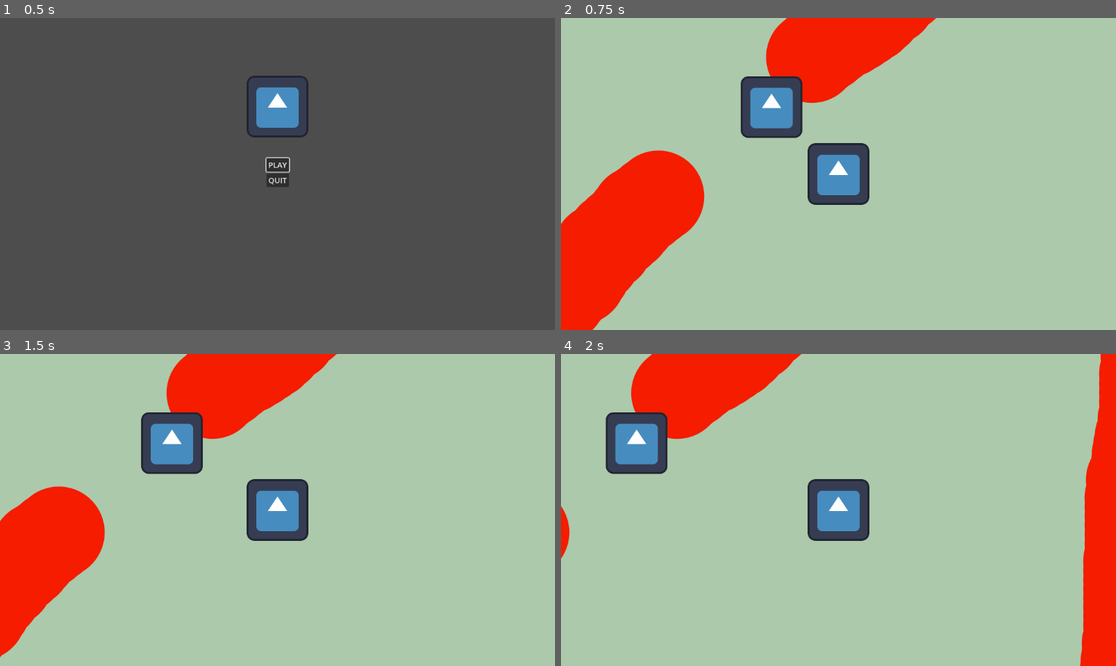
Above: before the commit, frames 1-4 (two rows, left to right).
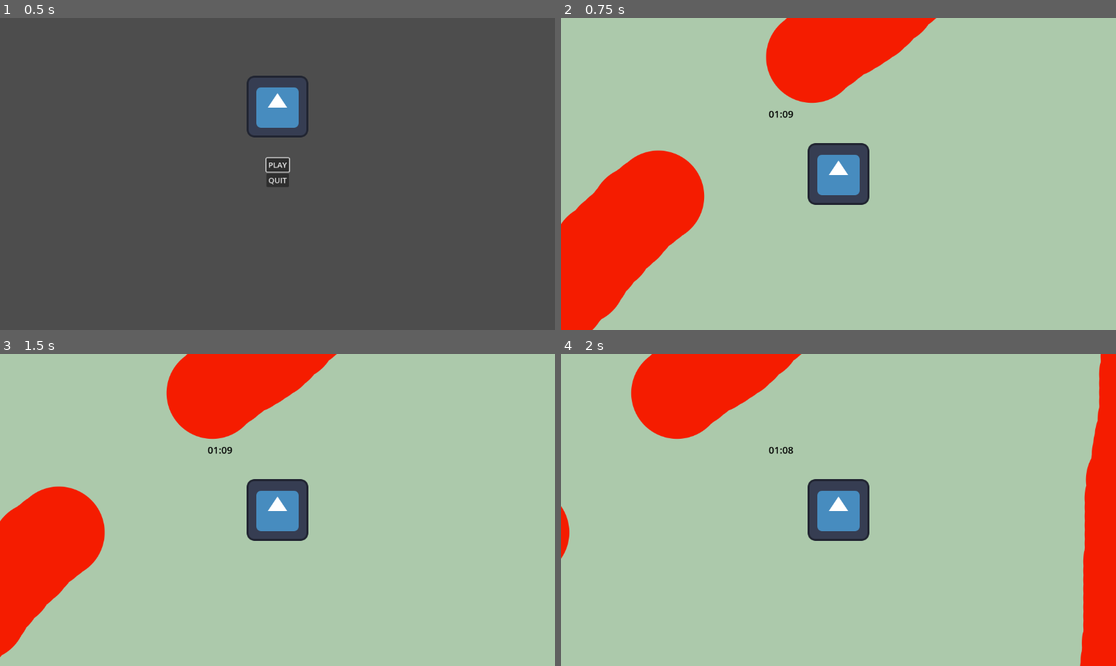
Above: after the commit, the same moments.

Repository: Laroustine/Global-GameJam_2024
Game: Godot game, scene res://menu/menu.tscn
The game is run twice, just before and just after one commit, with the same random seed, the same clock (stepped at 60 frames per second) and the same inputs. The engine's default icon, where the game draws it, is replaced by a stand-in: a white triangle on a blue panel in a dark square.
Inputs:
- Up to frame 1 (0.5 s): no input
- Up to frame 2 (0.75 s): click "PLAY" at 0.5 s
- Up to frame 3 (1.5 s): tap Enter (ui_accept) at 1.25 s; hold Right (ui_right) from 1.28 s (still down)
- Up to frame 4 (2 s): keep holding Right (ui_right); tap Enter (ui_accept) at 1.52 s

Frame 1 is identical in both runs. In frame 2, 2.2% of the frame differs, in the area x 32-44%, y 18-39%; in frame 3, 2.2%; in frame 4, 2.3%, in the area x 8-42%, y 18-39%.

Commit message:
added timer that returns to main menu when over and it's display

Diff:
--- a/lvl/lvl_01.gd
+++ b/lvl/lvl_01.gd
@@ -1,30 +1,36 @@
 extends Node2D
 
 var npc = load("res://child.tscn")
+@onready var time_lable = $Control/Time
 
 # Called when the node enters the scene tree for the first time.
 func _ready():
-	var npc0 = npc.instantiate()
-	$children.add_child(npc0)
-	npc0.position = Vector2(0,0)
-
-	var npc1 = npc.instantiate()
-	$children.add_child(npc1)
-	npc1.global_position = Vector2(-800,800)
-
-	var npc2 = npc.instantiate()
-	$children.add_child(npc2)
-	npc2.position = Vector2(-800,-800)
-
-	var npc3 = npc.instantiate()
-	$children.add_child(npc3)
-	npc3.position = Vector2(800,800)
-
-	var npc4 = npc.instantiate()
-	$children.add_child(npc4)
-	npc4.position = Vector2(800,-800)
+#	var npc0 = npc.instantiate()
+#	$children.add_child(npc0)
+#	npc0.position = Vector2(0,0)
+#
+#	var npc1 = npc.instantiate()
+#	$children.add_child(npc1)
+#	npc1.global_position = Vector2(-800,800)
+#
+#	var npc2 = npc.instantiate()
+#	$children.add_child(npc2)
+#	npc2.position = Vector2(-800,-800)
+#
+#	var npc3 = npc.instantiate()
+#	$children.add_child(npc3)
+#	npc3.position = Vector2(800,800)
+#
+#	var npc4 = npc.instantiate()
+#	$children.add_child(npc4)
+#	npc4.position = Vector2(800,-800)
+	pass
 
 
 # Called every frame. 'delta' is the elapsed time since the previous frame.
 func _process(delta):
+	#time_lable.set_text(time_to_str(($GlobalTimer.time_left)))
 	pass
+
+func _on_global_timer_timeout():
+	get_tree().change_scene_to_file("res://menu/menu.tscn")
--- a/lvl/lvl_01.tscn
+++ b/lvl/lvl_01.tscn
@@ -11,5 +11,12 @@
 
 [node name="children" type="Node" parent="."]
 
-[node name="Player" parent="." instance=ExtResource("2_4os8n")]
+[node name="Player" parent="." node_paths=PackedStringArray("timer") instance=ExtResource("2_4os8n")]
 position = Vector2(139, 139)
+timer = NodePath("../GlobalTimer")
+
+[node name="GlobalTimer" type="Timer" parent="."]
+wait_time = 70.0
+autostart = true
+
+[connection signal="timeout" from="GlobalTimer" to="." method="_on_global_timer_timeout"]
--- a/player/Player.gd
+++ b/player/Player.gd
@@ -2,6 +2,8 @@
 
 @export var speed:int = 400
 @export var map_size:Vector2 = Vector2(2048,2048)
+@onready var time_lable = $Control/Time
+@export var timer:Timer
 
 # Called when the node enters the scene tree for the first time.
 func _ready():
@@ -9,7 +11,12 @@
 
 # Called every frame. 'delta' is the elapsed time since the previous frame.
 func _process(delta):
-	pass
+	time_lable.set_text(time_to_str(int(timer.time_left)))
+
+func time_to_str(time):
+	var min = int(time)/60
+	var sec = int(time) - min*60
+	return str("%0*d"%[2,min])+":"+str("%0*d" % [2,sec])
 
 func _physics_process(delta):
 	# returns the direction with analog support
--- a/player/Player.tscn
+++ b/player/Player.tscn
@@ -27,3 +27,27 @@
 shape = SubResource("RectangleShape2D_pws2n")
 
 [node name="Camera2D" type="Camera2D" parent="."]
+
+[node name="Control" type="Control" parent="."]
+layout_mode = 3
+anchors_preset = 0
+offset_left = -139.0
+offset_top = -139.0
+offset_right = -99.0
+offset_bottom = -99.0
+size_flags_horizontal = 4
+size_flags_vertical = 0
+metadata/_edit_use_anchors_ = true
+
+[node name="Time" type="Label" parent="Control"]
+layout_mode = 1
+anchors_preset = 5
+anchor_left = 0.5
+anchor_right = 0.5
+offset_left = -20.0
+offset_right = 20.0
+offset_bottom = 28.0
+grow_horizontal = 2
+theme_override_colors/font_color = Color(0, 0, 0, 1)
+theme_override_font_sizes/font_size = 20
+horizontal_alignment = 1
